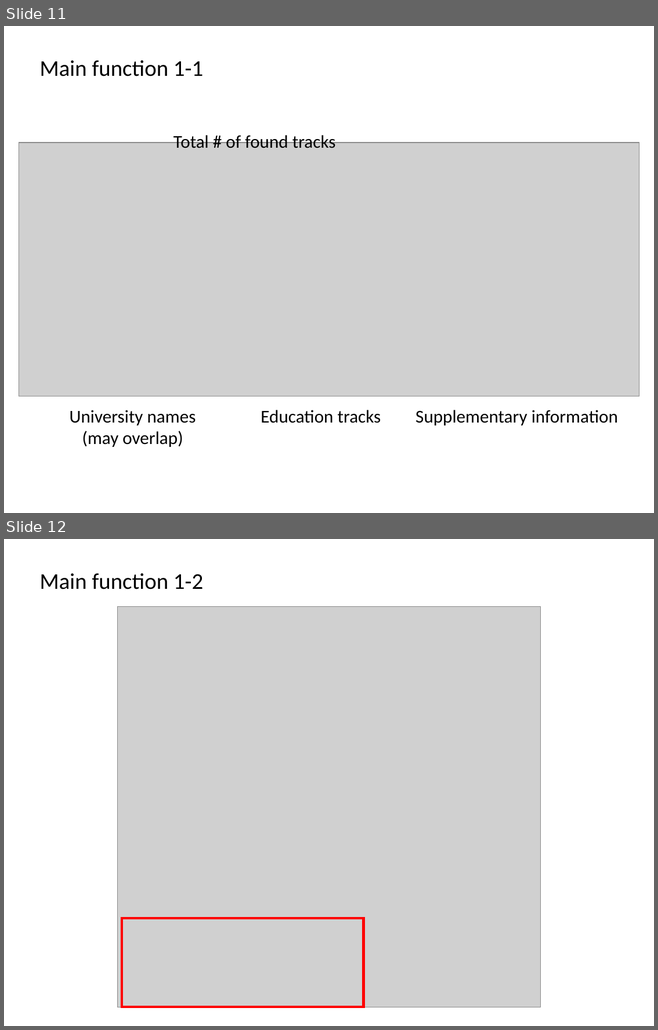
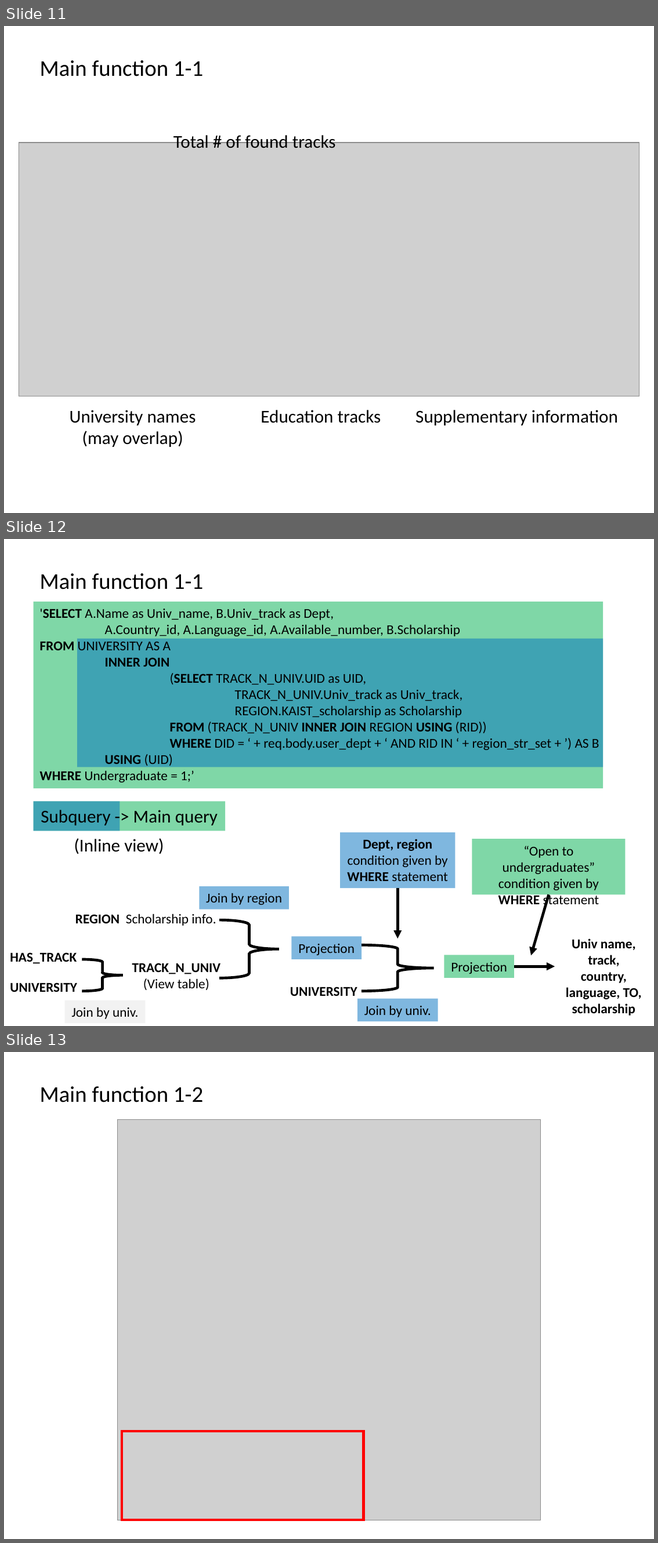
Before and after one commit to hy2850/CS360-HOEP-Project, a slide deck: v20181130 Final Presentation.pptx. Shown one above the other, each under a label of ours: slides 11 and 12 before the commit, slides 11, 12 and 13 after it. The pictures are 658x1030 and 658x1543 pixels, drawn with LibreOffice and Linux fonts; fonts in the diff are those of the drawing; grey boxes stand for pictures. Boxes give left, top, right and bottom in pixels: in the first picture for what was removed or moved away, otherwise in the second. Text is boxed around its words. In the diff, an @@ line names an element or a change of style, - is before the commit and + after.

```diff
--- a/v20181130 Final Presentation.pptx
+++ b/v20181130 Final Presentation.pptx
@@ slide 12 added at <box>4,539,654,1026</box>, background #FFFFFF @@
@@ text added at <box>40,573,203,589</box>, 25 pt, text #000000 @@
+Main function 1-1
@@ rectangle added at <box>33,602,603,788</box>, fill #00B050 at 50% opacity @@
@@ text added at <box>40,608,599,783</box>, 15 pt, text #000000 @@
+'SELECT A.Name as Univ_name, B.Univ_track as Dept,
+A.Country_id, A.Language_id, A.Available_number, B.Scholarship
+FROM UNIVERSITY AS A
+INNER JOIN
+(SELECT TRACK_N_UNIV.UID as UID,
+TRACK_N_UNIV.Univ_track as Univ_track,
+REGION.KAIST_scholarship as Scholarship
+FROM (TRACK_N_UNIV INNER JOIN REGION USING (RID))
+WHERE DID = ‘ + req.body.user_dept + ‘ AND RID IN ‘ + region_str_set + ’) AS B
+USING (UID)
+WHERE Undergraduate = 1;’
@@ rectangle added at <box>78,638,603,767</box>, fill #0070C0 at 50% opacity @@
@@ rectangle added at <box>33,801,225,831</box>, fill #00B050 at 50% opacity @@
@@ rectangle added at <box>33,801,119,831</box>, fill #0070C0 at 50% opacity @@
@@ text added at <box>41,810,217,826</box>, 20 pt, text #000000 @@
+Subquery -> Main query
@@ rectangle added at <box>340,832,455,889</box>, fill #0070C0 at 50% opacity, 15 pt, text #000000 @@
+Dept, region
+condition given by
+WHERE statement
@@ text added at <box>74,838,164,854</box>, 20 pt, text #000000 @@
+(Inline view)
@@ rectangle added at <box>471,839,625,895</box>, fill #00B050 at 50% opacity, 15 pt, text #000000 @@
+“Open to undergraduates” condition given by
+WHERE statement
@@ rectangle added at <box>199,886,289,909</box>, fill #0070C0 at 50% opacity, 15 pt, text #000000 @@
+Join by region
@@ arrow added from (398, 889) to (398, 939), #000000 3 pt @@
@@ arrow added from (549, 895) to (531, 955), #000000 3 pt @@
@@ text added at <box>75,914,119,924</box>, 15 pt, text #000000, bold @@
+REGION
@@ text added at <box>126,914,216,926</box>, 15 pt, text #000000 @@
+Scholarship info.
@@ right brace added at <box>219,920,279,978</box>, outline #000000 3 pt @@
@@ rectangle added at <box>291,936,361,959</box>, fill #0070C0 at 50% opacity, 15 pt, text #000000 @@
+Projection
@@ text added at <box>565,939,641,1016</box>, 15 pt, text #000000, bold @@
+Univ name, track, country, language, TO, scholarship
@@ text added at <box>10,953,76,964</box>, 15 pt, text #000000, bold @@
+HAS_TRACK
@@ right brace added at <box>361,945,433,991</box>, outline #000000 3 pt @@
@@ rectangle added at <box>444,955,514,978</box>, fill #00B050 at 50% opacity, 15 pt, text #000000 @@
+Projection
@@ right brace added at <box>82,959,123,991</box>, outline #000000 3 pt @@
@@ text added at <box>132,963,221,990</box>, 15 pt, text #000000, bold @@
+TRACK_N_UNIV
+(View table)
@@ arrow added from (514, 966) to (554, 966), #000000 3 pt @@
@@ text added at <box>10,983,77,992</box>, 15 pt, text #000000, bold @@
+UNIVERSITY
@@ text added at <box>290,987,357,996</box>, 15 pt, text #000000, bold @@
+UNIVERSITY
@@ rectangle added at <box>64,1000,145,1023</box>, fill #F2F2F2, 15 pt, text #000000 @@
+Join by univ.
@@ rectangle added at <box>357,999,438,1022</box>, fill #0070C0 at 50% opacity, 15 pt, text #000000 @@
+Join by univ.
@@ what was slide 12 is now slide 13 @@
```
Also in this commit, not shown: 1 other file.
